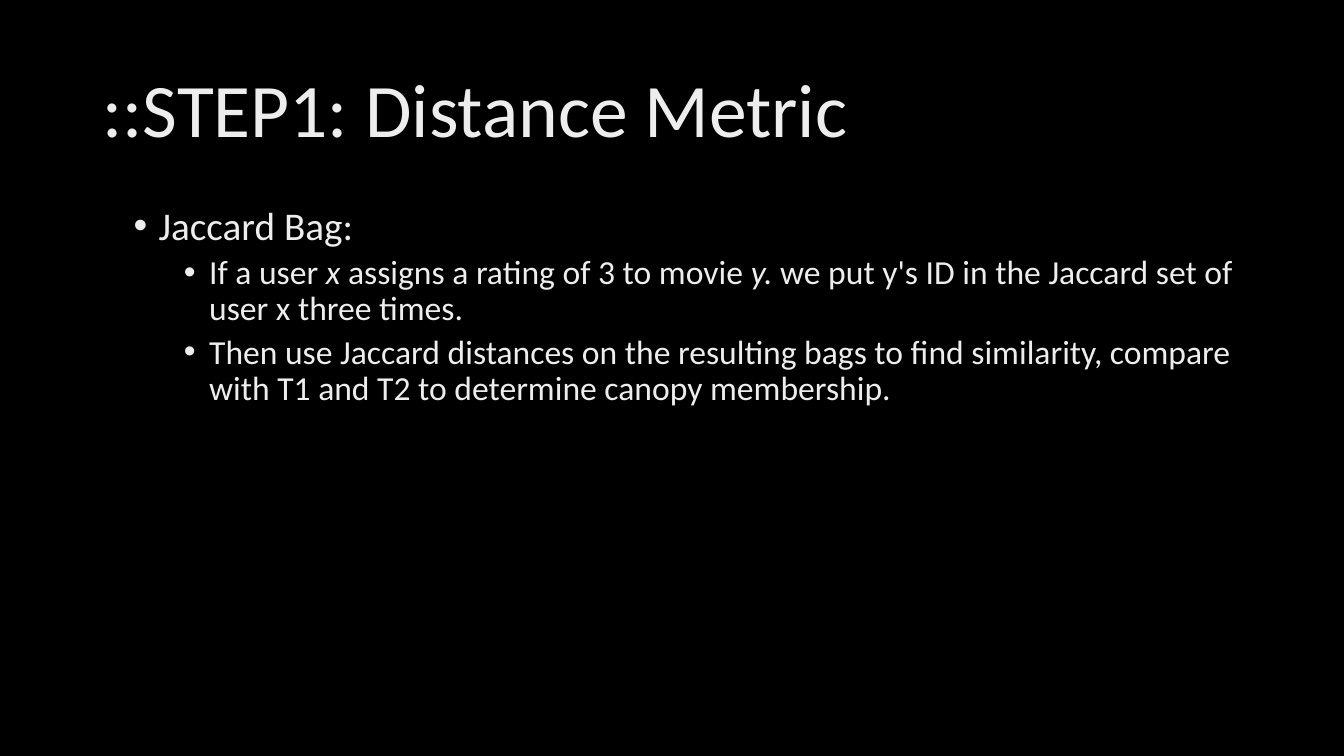
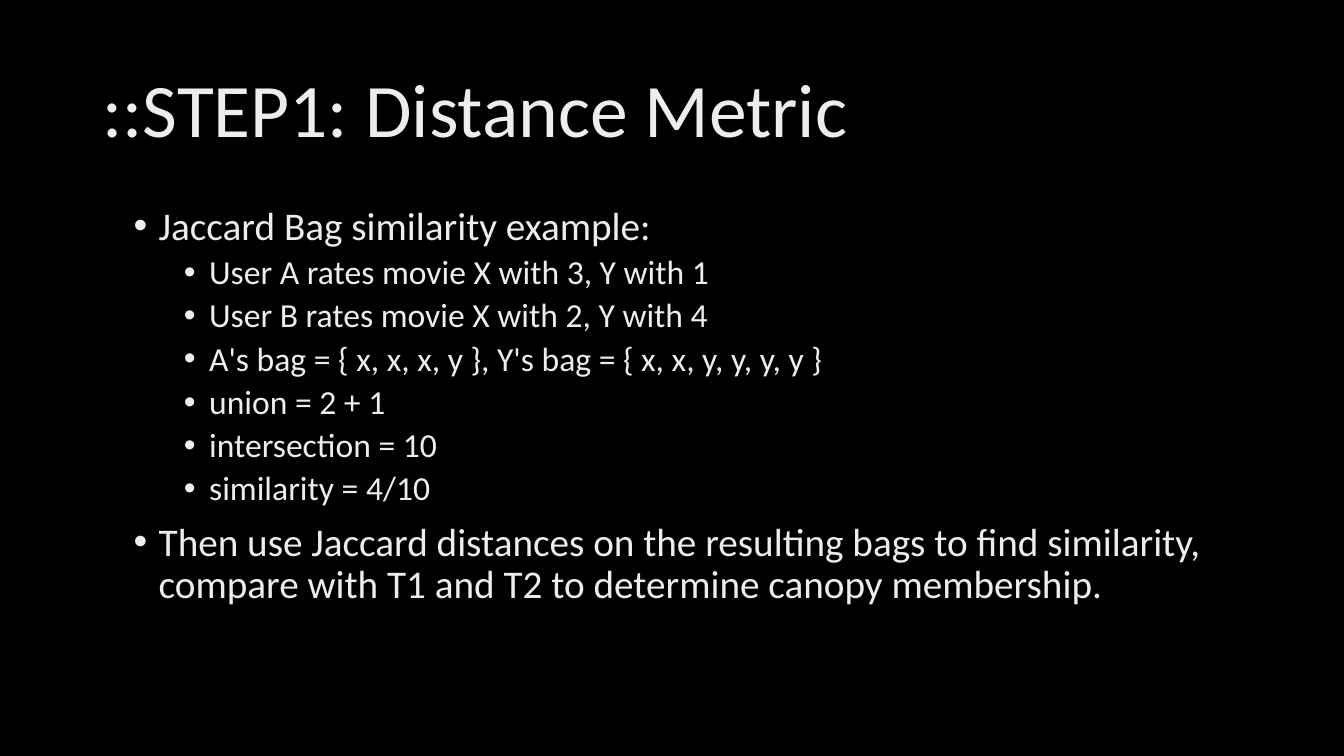
Before and after one commit to ahmed-k/CS757FinalProject, a slide deck: slide 6 of documentation/CS757 - Final Project Presentation.pptx. Drawn at 1344x756 pixels with LibreOffice and Linux fonts; fonts in the diff are those of the drawing; background and template pictures are left out. Boxes give left, top, right and bottom in pixels: in the first picture for what was removed or moved away, otherwise in the second. Text is boxed around its words. In the diff, an @@ line names an element or a change of style, - is before the commit and + after.

```diff
--- a/documentation/CS757 - Final Project Presentation.pptx
+++ b/documentation/CS757 - Final Project Presentation.pptx
@@ text at (x1=159, y1=212, x2=804, y2=506): text changed @@
-• Jaccard Bag:
-  • If a user x assigns a rating of 3 to movie y. we put y's ID in the Jaccard set of user x three times.
+• Jaccard Bag similarity example:
+  • User A rates movie X with 3, Y with 1
+  • User B rates movie X with 2, Y with 4
+  • A's bag = { x, x, x, y }, Y's bag = { x, x, y, y, y, y }
+  • union = 2 + 1
+  • intersection = 10
+  • similarity = 4/10
@@ text at (x1=159, y1=528, x2=1200, y2=605): size 24 to 28 pt in "Then use Jaccard distances on the resulting ..."; list level 2 to 1 in "Then use Jaccard distances on ..." @@
```
Also in this commit, not shown: 14 other slides changed, 2 slides added, 1 other file.
